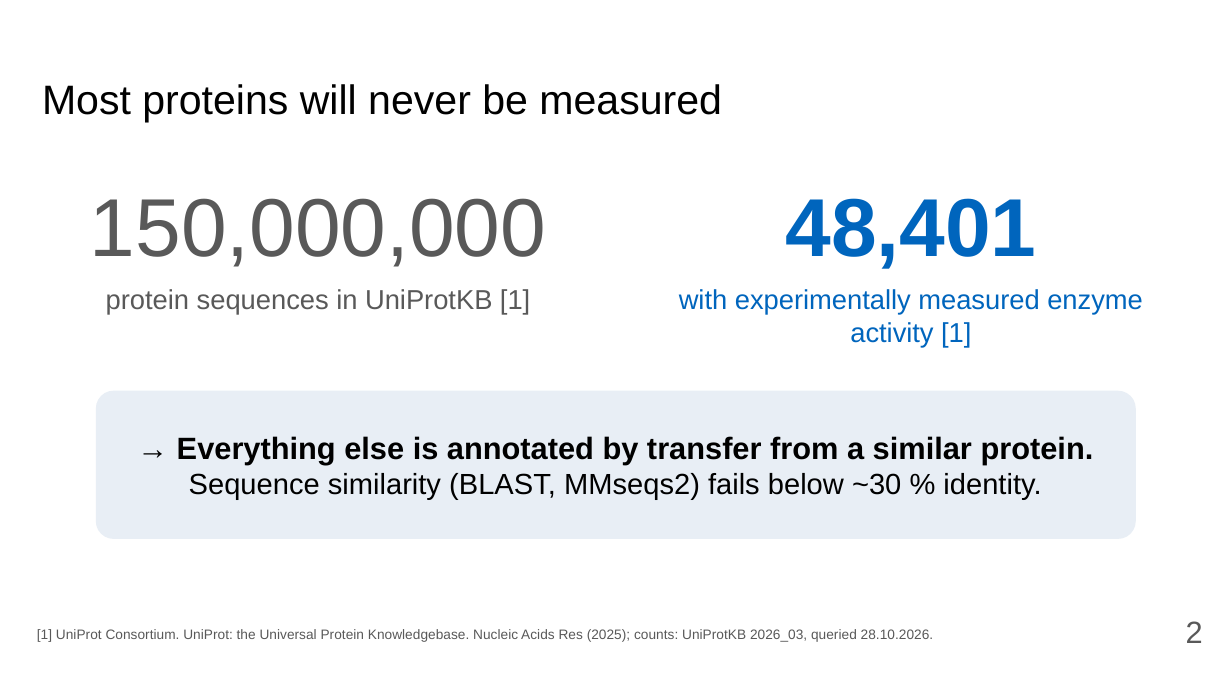
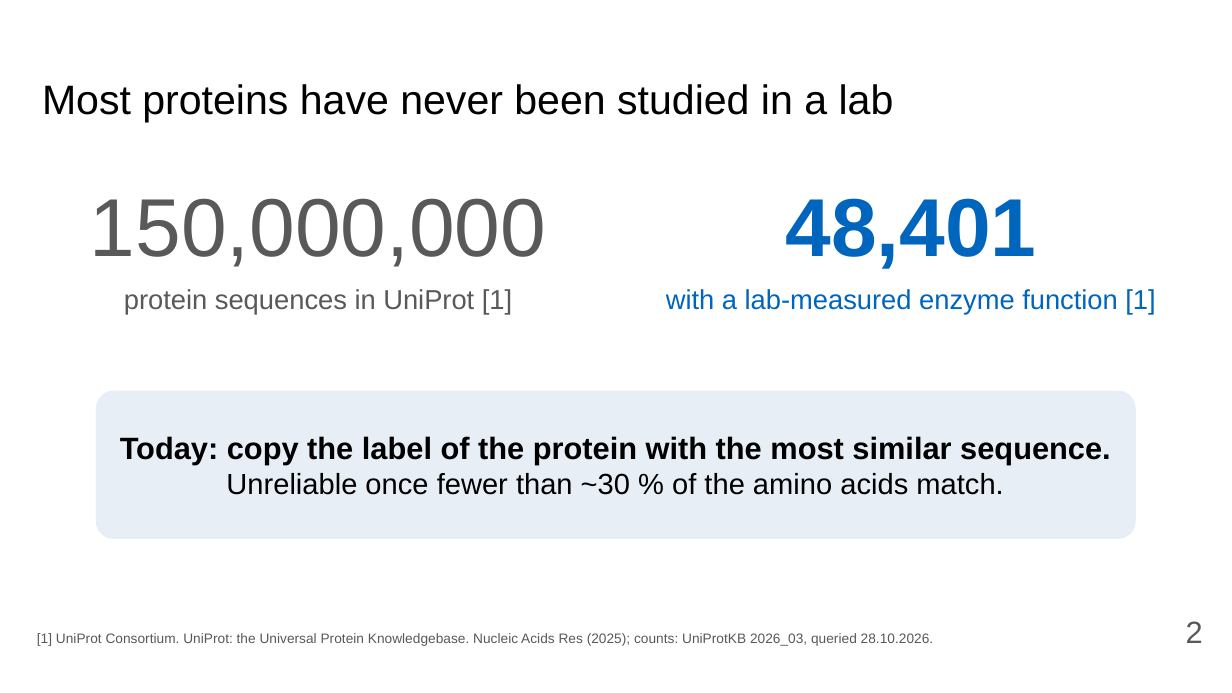
Before and after one commit to Pollysoma/protein-prediction-project-2, a slide deck: slide 2 of presentation/2026-11-02_pitch.pptx. Drawn at 1232x693 pixels with LibreOffice and Linux fonts; fonts in the diff are those of the drawing. Boxes give left, top, right and bottom in pixels: in the first picture for what was removed or moved away, otherwise in the second. Text is boxed around its words. In the diff, an @@ line names an element or a change of style, - is before the commit and + after.

```diff
--- a/presentation/2026-11-02_pitch.pptx
+++ b/presentation/2026-11-02_pitch.pptx
@@ title at [42,84,894,123]: text changed @@
-Most proteins will never be measured
+Most proteins have never been studied in a lab
@@ text at [124,289,512,315]: text changed @@
-protein sequences in UniProtKB [1]
+protein sequences in UniProt [1]
@@ text at [666,289,1155,315]: text changed @@
-with experimentally measured enzyme activity [1]
+with a lab-measured enzyme function [1]
@@ text in rounded rectangle at [120,436,1110,495]: text changed @@
-→ Everything else is annotated by transfer from a similar protein.
-Sequence similarity (BLAST, MMseqs2) fails below ~30 % identity.
+Today: copy the label of the protein with the most similar sequence.
+Unreliable once fewer than ~30 % of the amino acids match.
@@ text "[1] UniProt Consortium. UniProt: the ...": place and size @@
-text "[1] UniProt Consortium. UniProt: the ..." at [37,629,934,642]
+text "[1] UniProt Consortium. UniProt: the ..." at [37,633,934,646]
```
Also in this commit, not shown: 7 other slides changed, 1 slide added, 1 slide removed, 2 other files.
